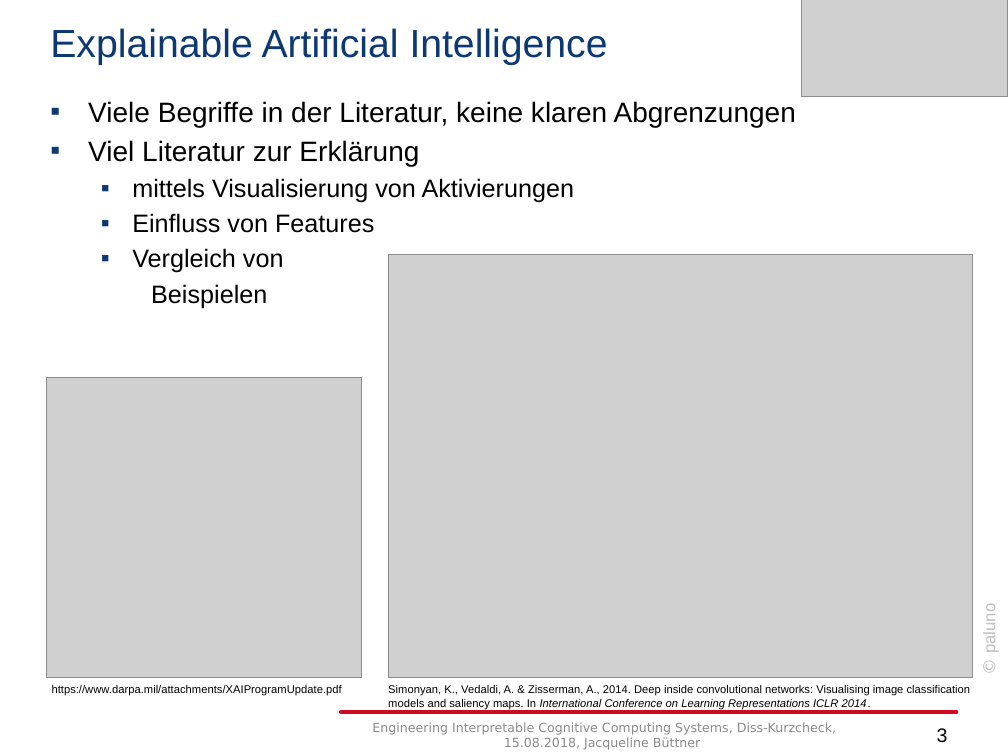
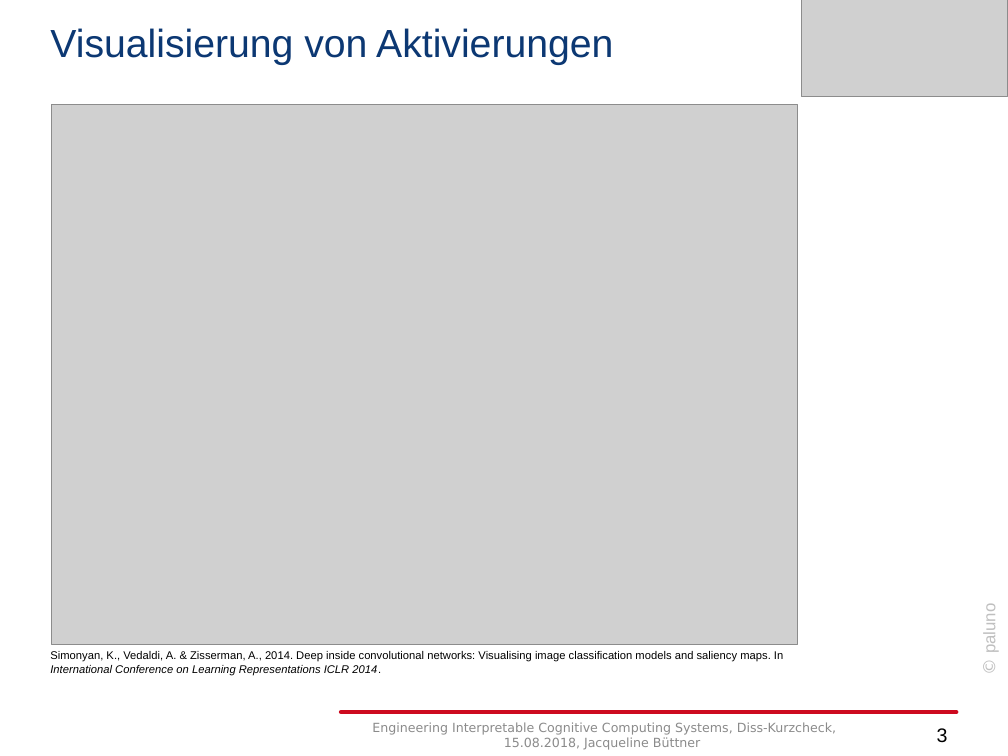
Before and after one commit to jabuettner/citavi, a slide deck: slide 3 of Diss (repo)/Explainable AI/Disskurzcheck082018.pptx. Drawn at 1008x756 pixels with LibreOffice and Linux fonts; fonts in the diff are those of the drawing; grey boxes stand for pictures; background and template pictures are left out. Boxes give left, top, right and bottom in pixels: in the first picture for what was removed or moved away, otherwise in the second. Text is boxed around its words. In the diff, an @@ line names an element or a change of style, - is before the commit and + after.

```diff
--- a/Diss (repo)/Explainable AI/Disskurzcheck082018.pptx
+++ b/Diss (repo)/Explainable AI/Disskurzcheck082018.pptx
@@ title at [50, 28, 613, 65]: text changed @@
-Explainable Artificial Intelligence
+Visualisierung von Aktivierungen
@@ picture: place and size @@
-picture at [388, 255, 973, 678]
+picture at [51, 104, 797, 644]
@@ text removed at [88, 101, 796, 308] @@
-▪ Viele Begriffe in der Literatur, keine klaren Abgrenzungen
-▪ Viel Literatur zur Erklärung
-  ▪ mittels Visualisierung von Aktivierungen
-  ▪ Einfluss von Features
-  ▪ Vergleich von
-  Beispielen
@@ picture removed at [46, 377, 362, 677] @@
@@ text "Simonyan, K., Vedaldi, A. & ..." rewrapped from [388, 685, 971, 709] to [50, 651, 783, 675] @@
@@ text removed at [52, 685, 342, 696] @@
-https://www.darpa.mil/attachments/XAIProgramUpdate.pdf
```
Also in this commit, not shown: 7 other slides changed, 3 slides added, 5 other files.
